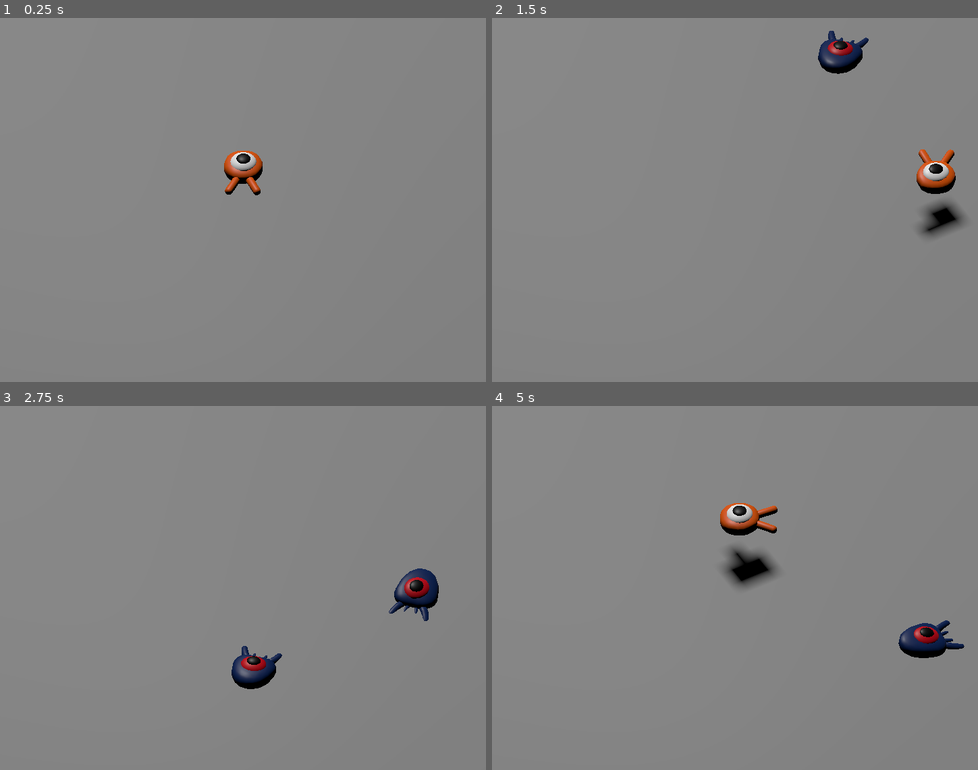
Above: before the commit, frames 1-4 (two rows, left to right).
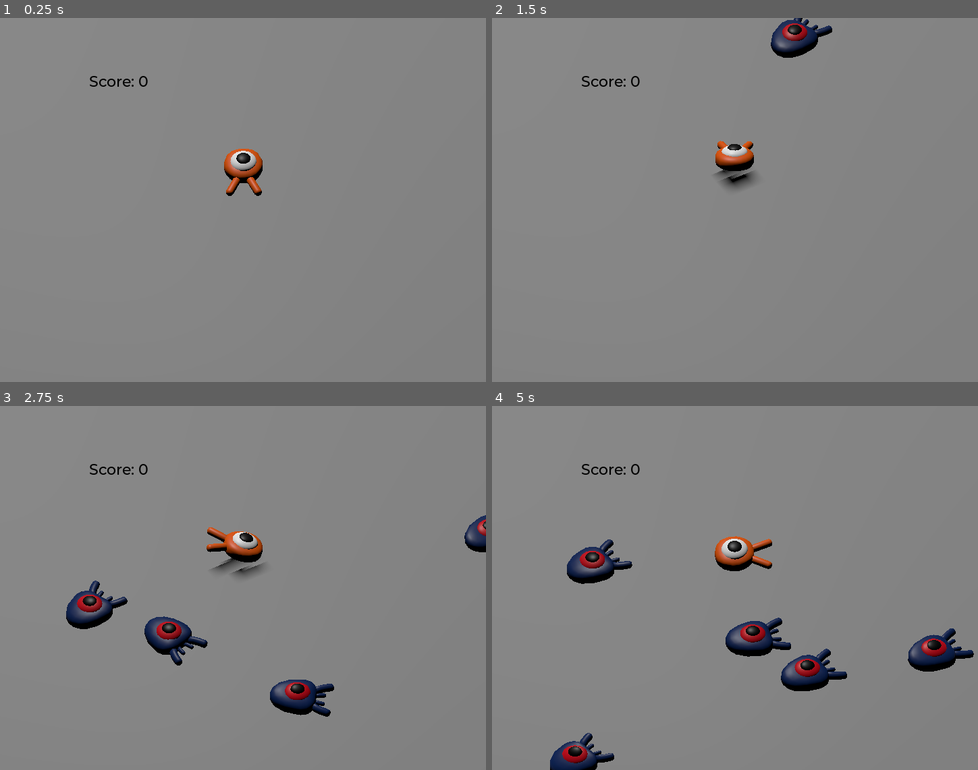
Above: after the commit, the same moments.

Repository: KanRivania/mi-primer-juego-3d
Game: Godot game, scene res://scenes/main.tscn
The game is run twice, just before and just after one commit, with the same random seed, the same clock (stepped at 60 frames per second) and the same inputs.
Inputs:
- Up to frame 1 (0.25 s): no input
- Up to frame 2 (1.5 s): tap Enter (ui_accept) at 0.5 s; hold D (move_right) 0.53-1.28 s; hold Enter (ui_accept) 0.53-1.28 s; tap Space (jump) at 0.77, 0.8, 1.07, 1.35 s; hold S (move_back) from 1.28 s (still down)
- Up to frame 3 (2.75 s): tap Space (jump) at 1.52, 1.82, 2.3 s; tap Enter (ui_accept) at 1.55 s; release S (move_back) at 2.03 s; hold D (move_right) from 2.03 s (still down); hold Enter (ui_accept) from 2.03 s (still down)
- Up to frame 4 (5 s): release D (move_right) at 2.78 s; release Enter (ui_accept) at 2.78 s; hold W (move_forward) 2.78-3.53 s; tap Enter (ui_accept) at 2.85, 4.35 s; tap Space (jump) at 3.02, 3.32, 3.6, 3.77, 4.07, 4.52, 4.82 s; hold A (move_left) from 3.53 s (still down)

The runs differ from the first frame. In frame 1, 0.3% of the frame differs, in the area x 18-55%, y 15-49%; in frame 2, 3.9%; in frame 3, 5.8%; in frame 4, 7.0%, in the area x 11-100%, y 15-100%.

Commit message:
cambios finales juego 3d

Diff:
--- a/project.godot
+++ b/project.godot
@@ -14,6 +14,10 @@
 run/main_scene="uid://csb6876kqm03l"
 config/features=PackedStringArray("4.5", "Forward Plus")
 config/icon="res://icon.svg"
+
+[autoload]
+
+MusicPlayer="*res://scenes/audio_stream_player.tscn"
 
 [display]
 
--- /dev/null
+++ b/scenes/audio_stream_player.tscn
@@ -0,0 +1,8 @@
+[gd_scene load_steps=2 format=3 uid="uid://dxik8xuaiduqx"]
+
+[ext_resource type="AudioStream" uid="uid://8pnrey1glhh0" path="res://assets/music/18-01. Encounter.mp3" id="1_nbeep"]
+
+[node name="MusicPlayer" type="AudioStreamPlayer"]
+stream = ExtResource("1_nbeep")
+autoplay = true
+parameters/looping = true
--- a/scenes/main.tscn
+++ b/scenes/main.tscn
@@ -1,14 +1,78 @@
-[gd_scene load_steps=9 format=3 uid="uid://csb6876kqm03l"]
+[gd_scene load_steps=15 format=3 uid="uid://csb6876kqm03l"]
 
 [ext_resource type="Script" uid="uid://dhgv2a8i4y48e" path="res://scripts/main.gd" id="1_0wfyh"]
 [ext_resource type="PackedScene" uid="uid://c422yhb84wpbb" path="res://scenes/player.tscn" id="1_o5qli"]
 [ext_resource type="PackedScene" uid="uid://b8tjskexyma88" path="res://scenes/mob.tscn" id="2_sugp2"]
+[ext_resource type="FontFile" uid="uid://cyxhh7ddkn62q" path="res://assets/fonts/Montserrat-Medium.ttf" id="4_tbgi4"]
+[ext_resource type="Script" uid="uid://dd7uy086vr647" path="res://scripts/score_label.gd" id="5_tefeu"]
 
 [sub_resource type="BoxShape3D" id="BoxShape3D_sgp6g"]
 size = Vector3(60, 2, 60)
 
 [sub_resource type="BoxMesh" id="BoxMesh_o5qli"]
 size = Vector3(60, 2, 60)
+
+[sub_resource type="Animation" id="Animation_tbgi4"]
+resource_name = "float"
+length = 1.2
+loop_mode = 1
+tracks/0/type = "value"
+tracks/0/imported = false
+tracks/0/enabled = true
+tracks/0/path = NodePath(".:position")
+tracks/0/interp = 1
+tracks/0/loop_wrap = true
+tracks/0/keys = {
+"times": PackedFloat32Array(0.3, 0.7, 1.1978933),
+"transitions": PackedFloat32Array(1, 2.6390164, 1),
+"update": 0,
+"values": [Vector3(0, 0.086, 0), Vector3(0, 0.65, 0), Vector3(0, 0.35, 0)]
+}
+tracks/1/type = "value"
+tracks/1/imported = false
+tracks/1/enabled = true
+tracks/1/path = NodePath(".:rotation")
+tracks/1/interp = 1
+tracks/1/loop_wrap = true
+tracks/1/keys = {
+"times": PackedFloat32Array(0.1, 0.50163877, 1.1978933),
+"transitions": PackedFloat32Array(0.44, 0.44, 1),
+"update": 0,
+"values": [Vector3(0, 0.086, 0), Vector3(0.13962634, 0, 0), Vector3(-0.15707964, 0, 0)]
+}
+
+[sub_resource type="Animation" id="Animation_tefeu"]
+length = 0.001
+tracks/0/type = "value"
+tracks/0/imported = false
+tracks/0/enabled = true
+tracks/0/path = NodePath(".:position")
+tracks/0/interp = 1
+tracks/0/loop_wrap = true
+tracks/0/keys = {
+"times": PackedFloat32Array(0),
+"transitions": PackedFloat32Array(1),
+"update": 0,
+"values": [Vector3(0, 0.08604732, 0)]
+}
+tracks/1/type = "value"
+tracks/1/imported = false
+tracks/1/enabled = true
+tracks/1/path = NodePath(".:rotation")
+tracks/1/interp = 1
+tracks/1/loop_wrap = true
+tracks/1/keys = {
+"times": PackedFloat32Array(0),
+"transitions": PackedFloat32Array(1),
+"update": 0,
+"values": [Vector3(6.981193e-05, 0, 0)]
+}
+
+[sub_resource type="AnimationLibrary" id="AnimationLibrary_tefeu"]
+_data = {
+&"RESET": SubResource("Animation_tefeu"),
+&"float": SubResource("Animation_tbgi4")
+}
 
 [sub_resource type="StandardMaterial3D" id="StandardMaterial3D_o5qli"]
 albedo_color = Color(0.9999998, 0.5218341, 0.18704411, 1)
@@ -23,6 +87,10 @@
 }
 point_count = 5
 
+[sub_resource type="Theme" id="Theme_o6xl0"]
+default_font = ExtResource("4_tbgi4")
+default_font_size = 22
+
 [node name="Main" type="Node3D"]
 script = ExtResource("1_0wfyh")
 mob_scene = ExtResource("2_sugp2")
@@ -44,7 +112,14 @@
 mesh = SubResource("BoxMesh_o5qli")
 
 [node name="Player" parent="." instance=ExtResource("1_o5qli")]
+transform = Transform3D(0.99999994, 0, 0, 0, 1.0000001, -6.981194e-05, 0, 6.981194e-05, 1.0000001, 0, 0.08604732, 0)
 collision_mask = 6
+
+[node name="AnimationPlayer" type="AnimationPlayer" parent="Player"]
+libraries = {
+&"": SubResource("AnimationLibrary_tefeu")
+}
+autoplay = "float"
 
 [node name="CameraPivot" type="Marker3D" parent="."]
 transform = Transform3D(1, 0, 0, 0, 0.70710677, 0.70710677, 0, -0.70710677, 0.70710677, 0, 9.817148, 9.756195)
@@ -82,4 +157,48 @@
 wait_time = 0.5
 autostart = true
 
+[node name="UserInterface" type="Control" parent="."]
+layout_mode = 3
+anchors_preset = 15
+anchor_right = 1.0
+anchor_bottom = 1.0
+grow_horizontal = 2
+grow_vertical = 2
+theme = SubResource("Theme_o6xl0")
+
+[node name="ScoreLabel" type="Label" parent="UserInterface"]
+layout_mode = 0
+offset_left = 132.0
+offset_top = 80.0
+offset_right = 193.0
+offset_bottom = 103.0
+theme_override_colors/font_color = Color(0, 0, 0, 1)
+text = "Score: 0"
+script = ExtResource("5_tefeu")
+
+[node name="Retry" type="ColorRect" parent="UserInterface"]
+layout_mode = 1
+anchors_preset = 15
+anchor_right = 1.0
+anchor_bottom = 1.0
+grow_horizontal = 2
+grow_vertical = 2
+color = Color(0, 0, 0, 1)
+
+[node name="Label" type="Label" parent="UserInterface/Retry"]
+layout_mode = 1
+anchors_preset = 8
+anchor_left = 0.5
+anchor_top = 0.5
+anchor_right = 0.5
+anchor_bottom = 0.5
+offset_left = -107.5
+offset_top = -14.0
+offset_right = 107.5
+offset_bottom = 14.0
+grow_horizontal = 2
+grow_vertical = 2
+text = "Press Enter to retry"
+
+[connection signal="hit" from="Player" to="." method="_on_player_hit"]
 [connection signal="timeout" from="MobTimer" to="." method="_on_mob_timer_timeout"]
--- a/scenes/mob.tscn
+++ b/scenes/mob.tscn
@@ -6,7 +6,42 @@
 [sub_resource type="BoxShape3D" id="BoxShape3D_bsing"]
 size = Vector3(2.3447266, 0.8551483, 2.403656)
 
+[sub_resource type="Animation" id="Animation_bsing"]
+resource_name = "float"
+length = 1.2
+loop_mode = 1
+tracks/0/type = "value"
+tracks/0/imported = false
+tracks/0/enabled = true
+tracks/0/path = NodePath(".:position")
+tracks/0/interp = 1
+tracks/0/loop_wrap = true
+tracks/0/keys = {
+"times": PackedFloat32Array(0.3, 0.7, 1.1978933),
+"transitions": PackedFloat32Array(1, 2.6390164, 1),
+"update": 0,
+"values": [Vector3(0, 0.086, 0), Vector3(0, 0.65, 0), Vector3(0, 0.35, 0)]
+}
+tracks/1/type = "value"
+tracks/1/imported = false
+tracks/1/enabled = true
+tracks/1/path = NodePath(".:rotation")
+tracks/1/interp = 1
+tracks/1/loop_wrap = true
+tracks/1/keys = {
+"times": PackedFloat32Array(0.1, 0.50163877, 1.1978933),
+"transitions": PackedFloat32Array(0.44, 0.44, 1),
+"update": 0,
+"values": [Vector3(0, 0.086, 0), Vector3(0.13962634, 0, 0), Vector3(-0.15707964, 0, 0)]
+}
+
+[sub_resource type="AnimationLibrary" id="AnimationLibrary_d4cuo"]
+_data = {
+&"float": SubResource("Animation_bsing")
+}
+
 [node name="Mob" type="CharacterBody3D" groups=["mob"]]
+transform = Transform3D(0.99999845, -0.00027190358, 0.0017534951, 0, 0.9881902, 0.15323251, -0.001774451, -0.15323228, 0.9881886, 0, 0.34815896, 0)
 collision_layer = 2
 collision_mask = 0
 script = ExtResource("1_bsing")
@@ -23,4 +58,9 @@
 transform = Transform3D(1, 0, 0, 0, 1, 0, 0, 0, 1, -1.1358274, -0.55490357, -1.3546947)
 aabb = AABB(0.106395245, 0.30057195, -0.003745824, 2.1552095, 0.8568561, 2.4134917)
 
+[node name="AnimationPlayer" type="AnimationPlayer" parent="."]
+libraries = {
+&"": SubResource("AnimationLibrary_d4cuo")
+}
+
 [connection signal="screen_exited" from="VisibleOnScreenNotifier3D" to="." method="_on_visible_on_screen_notifier_3d_screen_exited"]
--- a/scenes/player.tscn
+++ b/scenes/player.tscn
@@ -1,10 +1,14 @@
-[gd_scene load_steps=4 format=3 uid="uid://c422yhb84wpbb"]
+[gd_scene load_steps=5 format=3 uid="uid://c422yhb84wpbb"]
 
 [ext_resource type="Script" uid="uid://sl4l0qoboop8" path="res://scripts/player.gd" id="1_g2els"]
 [ext_resource type="PackedScene" uid="uid://ogihmm1hmrhk" path="res://assets/models/player.glb" id="2_qhqgy"]
 
 [sub_resource type="SphereShape3D" id="SphereShape3D_dqkch"]
 radius = 0.8
+
+[sub_resource type="CylinderShape3D" id="CylinderShape3D_g2els"]
+height = 0.3205757
+radius = 1.1831055
 
 [node name="Player" type="CharacterBody3D"]
 script = ExtResource("1_g2els")
@@ -17,3 +21,15 @@
 [node name="CollisionShape3D" type="CollisionShape3D" parent="."]
 transform = Transform3D(1, 0, 0, 0, 1, 0, 0, 0, 1, 0, 0.8, 0)
 shape = SubResource("SphereShape3D_dqkch")
+
+[node name="MobDetector" type="Area3D" parent="."]
+transform = Transform3D(1, 0, 0, 0, 1, 0, 0, 0, 1, -0.03763008, -0.9537277, 0.23634148)
+collision_layer = 0
+collision_mask = 2
+monitorable = false
+
+[node name="CollisionShape3D" type="CollisionShape3D" parent="MobDetector"]
+transform = Transform3D(1, 0, 0, 0, 1, 0, 0, 0, 1, 0.045166016, 1.6273937, -0.18062592)
+shape = SubResource("CylinderShape3D_g2els")
+
+[connection signal="body_entered" from="MobDetector" to="." method="_on_mob_detector_body_entered"]
--- a/scripts/main.gd
+++ b/scripts/main.gd
@@ -2,13 +2,27 @@
 
 @export var mob_scene: PackedScene
 
+func _ready():
+	$UserInterface/Retry.hide()
 
 func _on_mob_timer_timeout() -> void:
 	var mob = mob_scene.instantiate()
 	var mob_spawn_location = get_node("SpawnPath/SpawnLocation")
 	mob_spawn_location.progress_ratio = randf()
+	mob.squashed.connect($UserInterface/ScoreLabel._on_mob_squashed.bind())
 
 	var player_position = $Player.position
 	mob.initialize(mob_spawn_location.position, player_position)
 
 	add_child(mob)
+
+
+func _on_player_hit():
+	$MobTimer.stop()
+	$UserInterface/Retry.show()
+
+
+func _unhandled_input(event):
+	if event.is_action_pressed("ui_accept") and $UserInterface/Retry.visible:
+		# This restarts the current scene.
+		get_tree().reload_current_scene()
--- a/scripts/player.gd
+++ b/scripts/player.gd
@@ -9,6 +9,7 @@
 
 func _physics_process(delta):
 	var direction = Vector3.ZERO
+
 
 	if is_on_floor() and Input.is_action_just_pressed("jump"):
 		target_velocity.y = jump_impulse
@@ -27,10 +28,14 @@
 		direction = direction.normalized()
 		# Setting the basis property will  affect the rotation of the node.
 		$Pivot.basis = Basis.looking_at(direction)
-
+		$AnimationPlayer.speed_scale = 4
+	else:
+		$AnimationPlayer.speed_scale = 1
 	# Ground Velocity
 	target_velocity.x = direction.x * speed
 	target_velocity.z = direction.z * speed
+
+	$Pivot.rotation.x = PI / 6 * velocity.y / jump_impulse
 
 	# Vertical Velocity
 	if not is_on_floor(): # If in the air, fall towards the floor. Literally gravity
@@ -38,6 +43,7 @@
 
 	# Moving the Character
 	velocity = target_velocity
+	move_and_slide()
 
 	for index in range(get_slide_collision_count()):
 		var collision = get_slide_collision(index)
@@ -55,4 +61,12 @@
 				target_velocity.y = bounce_impulse
 				break
 
-	move_and_slide()
+
+signal hit
+
+func die():
+	hit.emit()
+	queue_free()
+
+func _on_mob_detector_body_entered(_body):
+	die()
--- /dev/null
+++ b/scripts/score_label.gd
@@ -0,0 +1,7 @@
+extends Label
+
+var score = 0
+
+func _on_mob_squashed():
+	score += 1
+	text = "Score: %s" % score
Not shown, added: assets/music/18-01. Encounter.mp3.import
Not shown: 1 places in scenes/mob.tscn that only renumber resources
Not shown, added: scripts/score_label.gd.uid
Not shown, added: assets/music/18-01. Encounter.mp3
